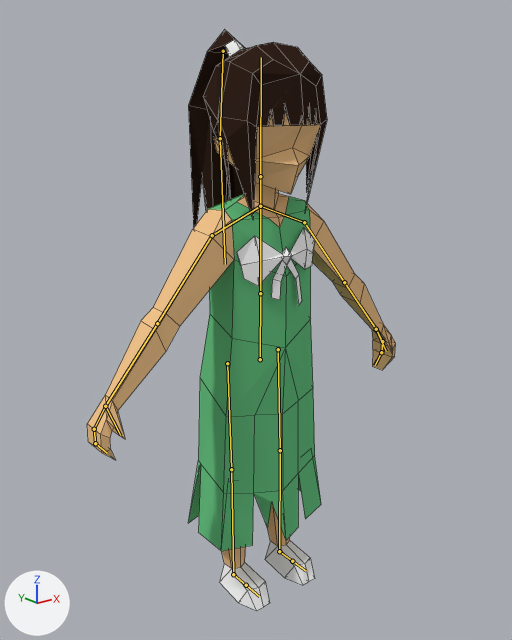
Two versions of the Blender file uhhhh tristan is fat/Assets/Models/Amelia.blend, one commit apart.
One viewpoint serves both versions: a 50 mm camera at (-7.67, -9.22, 9.15) aimed at (-0.39, -0.13, 5.51). The lights are fixed; the arrows at lower left show +X, +Y and +Z. The bones that bend it are drawn over the model as lines. Mesh edges are drawn as thin lines.

Names of what the first picture shows: 'Amelia'.
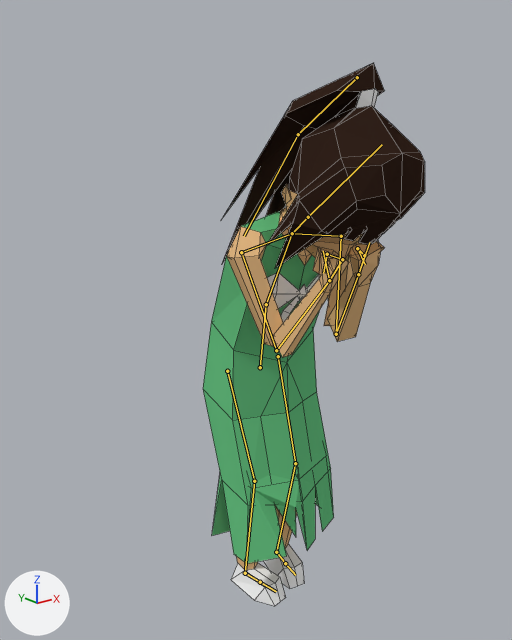
The newer file adds an action. The first version stands in its rest pose; the second is drawn at frame 33 of the action 'amelia_cry'.

Boxes (x1, y1, x2, y2) around the edits, measured in the pictures (512 x 640 px):
```json
{"object": "Amelia", "change": "posed", "before": [87, 29, 396, 611], "after": [203, 63, 425, 606], "on screen": "28% narrower, 7% shorter"}
{"bone": "Waist", "before": "(260, 359) to (260, 293)", "after": "(260, 367) to (266, 304)"}
{"bone": "Chest", "before": "(260, 293) to (260, 206)", "after": "(266, 304) to (292, 233)"}
{"bone": "Neck", "before": "(260, 206) to (260, 176)", "after": "(292, 233) to (308, 217)"}
{"bone": "Bone.001", "before": "(220, 138) to (225, 264)", "after": "(298, 134) to (244, 236)"}
{"bone": "Shoulder.L", "before": "(260, 206) to (304, 222)", "after": "(292, 233) to (341, 236)"}
{"bone": "UpperArm.L", "before": "(304, 222) to (344, 282)", "after": "(341, 236) to (336, 334)"}
{"bone": "Forearm.L", "before": "(344, 282) to (376, 329)", "after": "(336, 334) to (358, 274)"}
{"bone": "Fingers1.L", "before": "(382, 341) to (381, 352)", "after": "(364, 255) to (357, 248)"}
{"bone": "Fingers2.L", "before": "(381, 352) to (375, 365)", "after": "(357, 248) to (365, 264)"}
{"bone": "Thumb.L", "before": "(376, 329) to (386, 351)", "after": "(358, 274) to (369, 242)"}
{"bone": "Shoulder.R", "before": "(260, 206) to (212, 235)", "after": "(292, 233) to (241, 252)"}
{"bone": "UpperArm.R", "before": "(212, 235) to (157, 323)", "after": "(241, 252) to (276, 350)"}
{"bone": "Forearm.R", "before": "(157, 323) to (105, 406)", "after": "(276, 350) to (329, 280)"}
{"bone": "Fingers1.R", "before": "(94, 429) to (95, 443)", "after": "(342, 259) to (327, 254)"}
{"bone": "Fingers2.R", "before": "(95, 443) to (107, 453)", "after": "(327, 254) to (323, 273)"}
{"bone": "Thumb.R", "before": "(105, 406) to (120, 435)", "after": "(329, 280) to (323, 251)"}
```

The change, as JSON lines over the scene's bpy script:
```json
{"block": "bone_legcontrol_l", "where": "bone_legcontrol_l = bpy.data.objects['Armature'].pose.bones['LegControl.L']  # child of 'Root'"}
{"op": "set", "path": "bone_legcontrol_l.location", "old": "(0.0, 0.0, 0.0)", "new": "(0.03, -0.02, 0.0)"}
{"op": "set", "path": "bone_legcontrol_l.rotation_quaternion", "old": "(1.0, 0.0, 0.0, 0.0)", "new": "(0.994, 0.0, 0.0, -0.109)", "note": "degrees (0, 0, 0) -> degrees (0, 0, -12)"}
{"block": "bone_legcontrol_r", "where": "bone_legcontrol_r = bpy.data.objects['Armature'].pose.bones['LegControl.R']  # child of 'Root'"}
{"op": "set", "path": "bone_legcontrol_r.location", "old": "(0.0, 0.0, 0.0)", "new": "(-0.19, 0.1, 0.0)"}
{"op": "set", "path": "bone_legcontrol_r.rotation_quaternion", "old": "(1.0, 0.0, 0.0, 0.0)", "new": "(0.997, 0.0, 0.0, 0.072)", "note": "degrees (0, 0, 0) -> degrees (0, 0, 8)"}
{"block": "bone_waist", "where": "bone_waist = bpy.data.objects['Armature'].pose.bones['Waist']  # child of 'Root'"}
{"op": "set", "path": "bone_waist.location", "old": "(0.0, 0.0, 0.0)", "new": "(0.0, -0.16, 0.0)"}
{"op": "set", "path": "bone_waist.rotation_quaternion", "old": "(1.0, 0.0, 0.0, 0.0)", "new": "(0.998, 0.065, 0.0, 0.0)", "note": "degrees (0, 0, 0) -> degrees (7, 0, 0)"}
{"block": "bone_chest", "where": "bone_chest = bpy.data.objects['Armature'].pose.bones['Chest']  # child of 'Waist'"}
{"op": "set", "path": "bone_chest.rotation_quaternion", "old": "(1.0, 0.0, 0.0, 0.0)", "new": "(0.987, 0.158, 0.0, 0.0)", "note": "degrees (0, 0, 0) -> degrees (18, 0, 0)"}
{"op": "set", "path": "bone_chest.scale", "old": "(1.0, 1.0, 1.0)", "new": "(0.98, 0.98, 0.98)"}
{"block": "bone_neck", "where": "bone_neck = bpy.data.objects['Armature'].pose.bones['Neck']  # child of 'Chest'"}
{"op": "set", "path": "bone_neck.rotation_quaternion", "old": "(1.0, 0.0, 0.0, 0.0)", "new": "(0.976, 0.218, 0.0, 0.0)", "note": "degrees (0, 0, 0) -> degrees (25, 0, 0)"}
{"block": "bone_bone_001", "where": "bone_bone_001 = bpy.data.objects['Armature'].pose.bones['Bone.001']  # child of 'Bone'"}
{"op": "set", "path": "bone_bone_001.rotation_quaternion", "old": "(1.0, 0.0, 0.0, 0.0)", "new": "(0.996, 0.093, 0.0, 0.0)", "note": "degrees (0, 0, 0) -> degrees (11, 0, 0)"}
{"block": "bone_shoulder_l", "where": "bone_shoulder_l = bpy.data.objects['Armature'].pose.bones['Shoulder.L']  # child of 'Chest'"}
{"op": "set", "path": "bone_shoulder_l.rotation_quaternion", "old": "(1.0, 0.0, 0.0, 0.0)", "new": "(0.99, 0.125, 0.021, -0.054)", "note": "degrees (0, 0, 0) -> degrees (14, 3, -6)"}
{"block": "bone_upperarm_l", "where": "bone_upperarm_l = bpy.data.objects['Armature'].pose.bones['UpperArm.L']  # child of 'Shoulder.L'"}
{"op": "set", "path": "bone_upperarm_l.rotation_quaternion", "old": "(1.0, 0.0, 0.0, 0.0)", "new": "(0.768, -0.304, 0.237, -0.511)", "note": "degrees (0, 0, 0) -> degrees (-45, 3, -68)"}
{"block": "bone_forearm_l", "where": "bone_forearm_l = bpy.data.objects['Armature'].pose.bones['Forearm.L']  # child of 'UpperArm.L'"}
{"op": "set", "path": "bone_forearm_l.rotation_quaternion", "old": "(1.0, 0.0, 0.0, 0.0)", "new": "(0.258, -0.385, -0.361, -0.809)", "note": "degrees (0, 0, 0) -> degrees (41, -54, -166)"}
{"block": "bone_fingers1_l", "where": "bone_fingers1_l = bpy.data.objects['Armature'].pose.bones['Fingers1.L']  # child of 'Hand.L'"}
{"op": "set", "path": "bone_fingers1_l.rotation_quaternion", "old": "(1.0, 0.0, 0.0, 0.0)", "new": "(0.815, -0.555, -0.119, 0.113)", "note": "degrees (0, 0, 0) -> degrees (-69, -4, 19)"}
{"block": "bone_fingers2_l", "where": "bone_fingers2_l = bpy.data.objects['Armature'].pose.bones['Fingers2.L']  # child of 'Fingers1.L'"}
{"op": "set", "path": "bone_fingers2_l.rotation_quaternion", "old": "(1.0, 0.0, 0.0, 0.0)", "new": "(0.813, 0.559, -0.164, -0.021)", "note": "degrees (0, 0, 0) -> degrees (71, -14, -13)"}
{"block": "bone_thumb_l", "where": "bone_thumb_l = bpy.data.objects['Armature'].pose.bones['Thumb.L']  # child of 'Forearm.L'"}
{"op": "set", "path": "bone_thumb_l.rotation_quaternion", "old": "(1.0, 0.0, 0.0, 0.0)", "new": "(0.981, -0.169, -0.008, 0.095)", "note": "degrees (0, 0, 0) -> degrees (-19, 1, 11)"}
{"block": "bone_shoulder_r", "where": "bone_shoulder_r = bpy.data.objects['Armature'].pose.bones['Shoulder.R']  # child of 'Chest'"}
{"op": "set", "path": "bone_shoulder_r.rotation_quaternion", "old": "(1.0, 0.0, 0.0, 0.0)", "new": "(0.99, 0.125, -0.021, 0.054)", "note": "degrees (0, 0, 0) -> degrees (14, -3, 6)"}
{"block": "bone_upperarm_r", "where": "bone_upperarm_r = bpy.data.objects['Armature'].pose.bones['UpperArm.R']  # child of 'Shoulder.R'"}
{"op": "set", "path": "bone_upperarm_r.rotation_quaternion", "old": "(1.0, 0.0, 0.0, 0.0)", "new": "(0.768, -0.304, -0.237, 0.511)", "note": "degrees (0, 0, 0) -> degrees (-45, -3, 68)"}
{"block": "bone_forearm_r", "where": "bone_forearm_r = bpy.data.objects['Armature'].pose.bones['Forearm.R']  # child of 'UpperArm.R'"}
{"op": "set", "path": "bone_forearm_r.rotation_quaternion", "old": "(1.0, 0.0, 0.0, 0.0)", "new": "(0.258, -0.385, 0.361, 0.809)", "note": "degrees (0, 0, 0) -> degrees (41, 54, 166)"}
{"block": "bone_fingers1_r", "where": "bone_fingers1_r = bpy.data.objects['Armature'].pose.bones['Fingers1.R']  # child of 'Hand.R'"}
{"op": "set", "path": "bone_fingers1_r.rotation_quaternion", "old": "(1.0, 0.0, 0.0, 0.0)", "new": "(0.815, -0.555, 0.119, -0.113)", "note": "degrees (0, 0, 0) -> degrees (-69, 4, -19)"}
{"block": "bone_fingers2_r", "where": "bone_fingers2_r = bpy.data.objects['Armature'].pose.bones['Fingers2.R']  # child of 'Fingers1.R'"}
{"op": "set", "path": "bone_fingers2_r.rotation_quaternion", "old": "(1.0, 0.0, 0.0, 0.0)", "new": "(0.813, 0.559, 0.164, 0.021)", "note": "degrees (0, 0, 0) -> degrees (71, 14, 13)"}
{"block": "bone_thumb_r", "where": "bone_thumb_r = bpy.data.objects['Armature'].pose.bones['Thumb.R']  # child of 'Forearm.R'"}
{"op": "set", "path": "bone_thumb_r.rotation_quaternion", "old": "(1.0, 0.0, 0.0, 0.0)", "new": "(0.981, -0.169, 0.008, -0.095)", "note": "degrees (0, 0, 0) -> degrees (-19, -1, -11)"}
```
